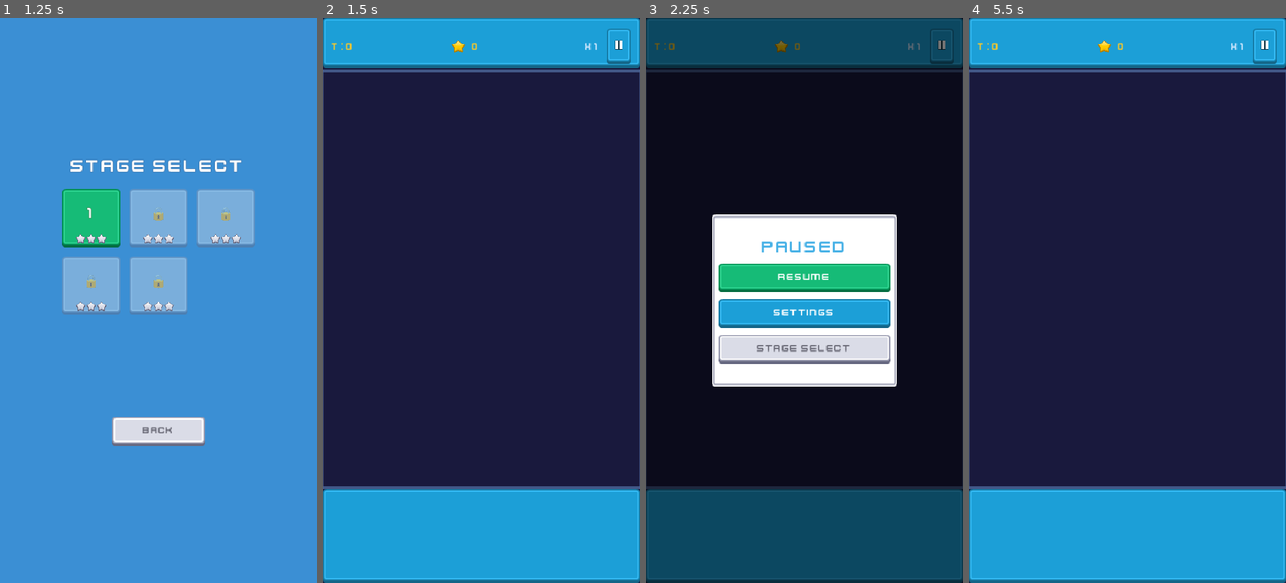
Above: before the commit, frames 1-4 (left to right).
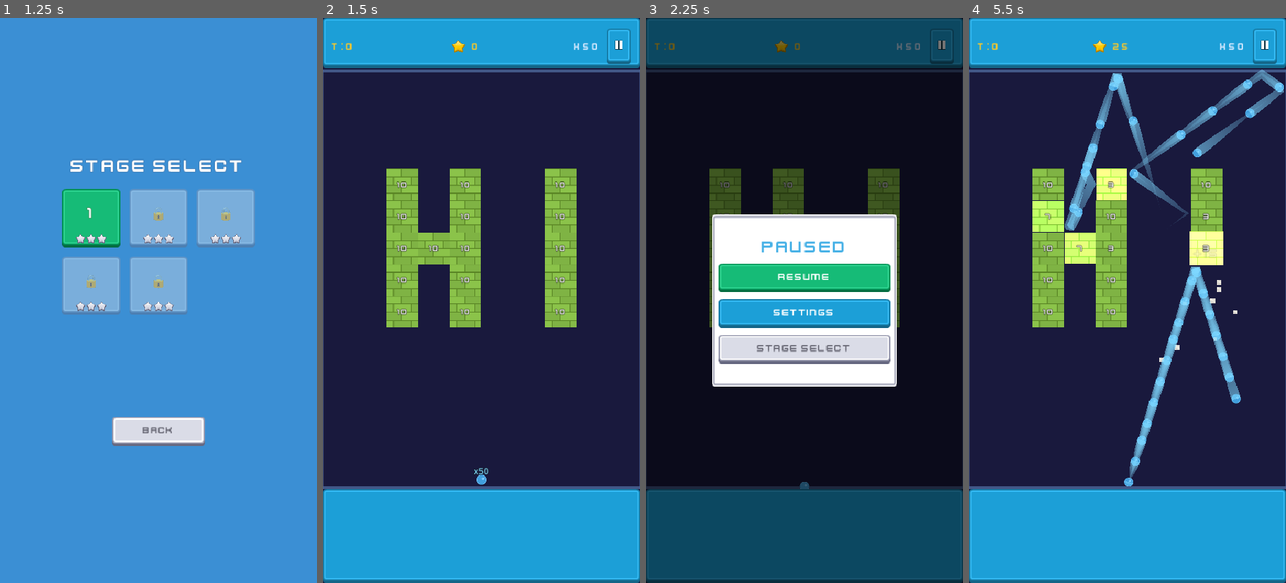
Above: after the commit, the same moments.

Repository: kenny-0114/brick-breaker
Game: Godot game, scene res://scenes/title_screen.tscn
The game is run twice, just before and just after one commit, with the same random seed, the same clock (stepped at 60 frames per second) and the same inputs.
Inputs (mouse positions are in pixels of both pictures, inside the frame that each line leads up to):
- Up to frame 1 (1.25 s): click "PLAY" at 0.5 s
- Up to frame 2 (1.5 s): click (414, 215) at 1.25 s
- Up to frame 3 (2.25 s): click (940, 46) at 2 s
- Up to frame 4 (5.5 s): click "Resume" at 2.75 s; move the mouse to (1197, 272) at 3.52 s; click (1197, 272) at 3.67 s; drag from (1064, 328) to (1127, 492) at 4.27 s; move the mouse to (1159, 176) at 5.02 s; click (1159, 176) at 5.17 s

Frame 1 is identical in both runs. In frame 2, 9.1% of the frame differs, in the area x 20-87%, y 4-83%; in frame 3, 2.9%; in frame 4, 13%, in the area x 20-100%, y 4-83%.
Error before the commit: Parse Error: Preload file "res://kenney-assets/kenney_space-shooter-extension/PNG/Sprites X2/Missiles/spaceMissiles_007.png" does not exist. (res://scripts/obj…

Commit message:
정리: 미사일 관련 kenney 에셋을 assets/images/items/로 복사 및 경로 변경
kenney-assets/는 .gdignore로 무시되므로, 실제 사용하는 파일만
assets/images/items/missile/, assets/images/items/effects/로 복사.
스크립트/씬의 리소스 경로를 모두 assets 기준으로 업데이트.

Co-Authored-By: Claude Opus 4.6 (1M context) <noreply@anthropic.com>

Diff:
--- a/scenes/objects/missile.tscn
+++ b/scenes/objects/missile.tscn
@@ -1,8 +1,8 @@
 [gd_scene load_steps=5 format=3]
 
 [ext_resource type="Script" path="res://scripts/objects/missile.gd" id="1_missile"]
-[ext_resource type="Texture2D" path="res://kenney-assets/kenney_space-shooter-extension/PNG/Sprites X2/Missiles/spaceMissiles_007.png" id="2_missile_tex"]
-[ext_resource type="Texture2D" path="res://kenney-assets/kenney_space-shooter-extension/PNG/Sprites/Effects/spaceEffects_009.png" id="3_smoke_tex"]
+[ext_resource type="Texture2D" path="res://assets/images/items/missile/spaceMissiles_007.png" id="2_missile_tex"]
+[ext_resource type="Texture2D" path="res://assets/images/items/effects/spaceEffects_009.png" id="3_smoke_tex"]
 
 [sub_resource type="ParticleProcessMaterial" id="SubResource_smoke_mat"]
 direction = Vector3(0, 1, 0)
--- a/scripts/objects/brick.gd
+++ b/scripts/objects/brick.gd
@@ -47,7 +47,7 @@
 
 const TILE_SIZE := 70.0
 const ITEM_BOX_TEXTURE := preload("res://assets/images/items/item_box_frame.png")
-const MISSILE_ICON_TEXTURE := preload("res://kenney-assets/kenney_space-shooter-extension/PNG/Sprites X2/Missiles/spaceMissiles_007.png")
+const MISSILE_ICON_TEXTURE := preload("res://assets/images/items/missile/spaceMissiles_007.png")
 
 var hp: int = 1
 var _is_destroyed := false
--- a/scripts/objects/missile.gd
+++ b/scripts/objects/missile.gd
@@ -2,13 +2,13 @@
 # 미사일 비행 노드. 타겟까지 직선 비행 후 폭발 이펙트를 재생하고 소멸한다.
 extends Node2D
 
-const CROSSHAIR_TEXTURE := preload("res://kenney-assets/kenney-res/crosshair_red_large.png")
+const CROSSHAIR_TEXTURE := preload("res://assets/images/items/effects/crosshair_red_large.png")
 const EXPLOSION_TEXTURES := [
-	preload("res://kenney-assets/kenney-res/explosion1.png"),
-	preload("res://kenney-assets/kenney-res/explosion2.png"),
-	preload("res://kenney-assets/kenney-res/explosion3.png"),
+	preload("res://assets/images/items/effects/explosion1.png"),
+	preload("res://assets/images/items/effects/explosion2.png"),
+	preload("res://assets/images/items/effects/explosion3.png"),
 ]
-const SMOKE_TEXTURE := preload("res://kenney-assets/kenney_space-shooter-extension/PNG/Sprites/Effects/spaceEffects_009.png")
+const SMOKE_TEXTURE := preload("res://assets/images/items/effects/spaceEffects_009.png")
 const FLIGHT_DURATION := 0.35
 const SMOKE_LIFETIME := 0.3
 
--- a/scripts/turn_game_scene.gd
+++ b/scripts/turn_game_scene.gd
@@ -8,7 +8,7 @@
 const BRICK_SCENE := preload("res://scenes/objects/brick.tscn")
 const BALL_ITEM_SCENE := preload("res://scenes/objects/ball_item.tscn")
 const MISSILE_SCENE := preload("res://scenes/objects/missile.tscn")
-const CROSSHAIR_TEXTURE := preload("res://kenney-assets/kenney-res/crosshair_red_large.png")
+const CROSSHAIR_TEXTURE := preload("res://assets/images/items/effects/crosshair_red_large.png")
 const MISSILE_COUNT := 5
 const MISSILE_FIRE_INTERVAL := 0.05
 const GRID_COLS := 10
Binary file added: assets/images/items/effects/crosshair_red_large.png
Binary file added: assets/images/items/effects/explosion1.png
Binary file added: assets/images/items/effects/explosion2.png
Binary file added: assets/images/items/effects/explosion3.png
Binary file added: assets/images/items/effects/spaceEffects_009.png
Not shown, added: assets/images/items/item_box_frame.png.import
Binary file added: assets/images/items/missile/spaceMissiles_007.png
